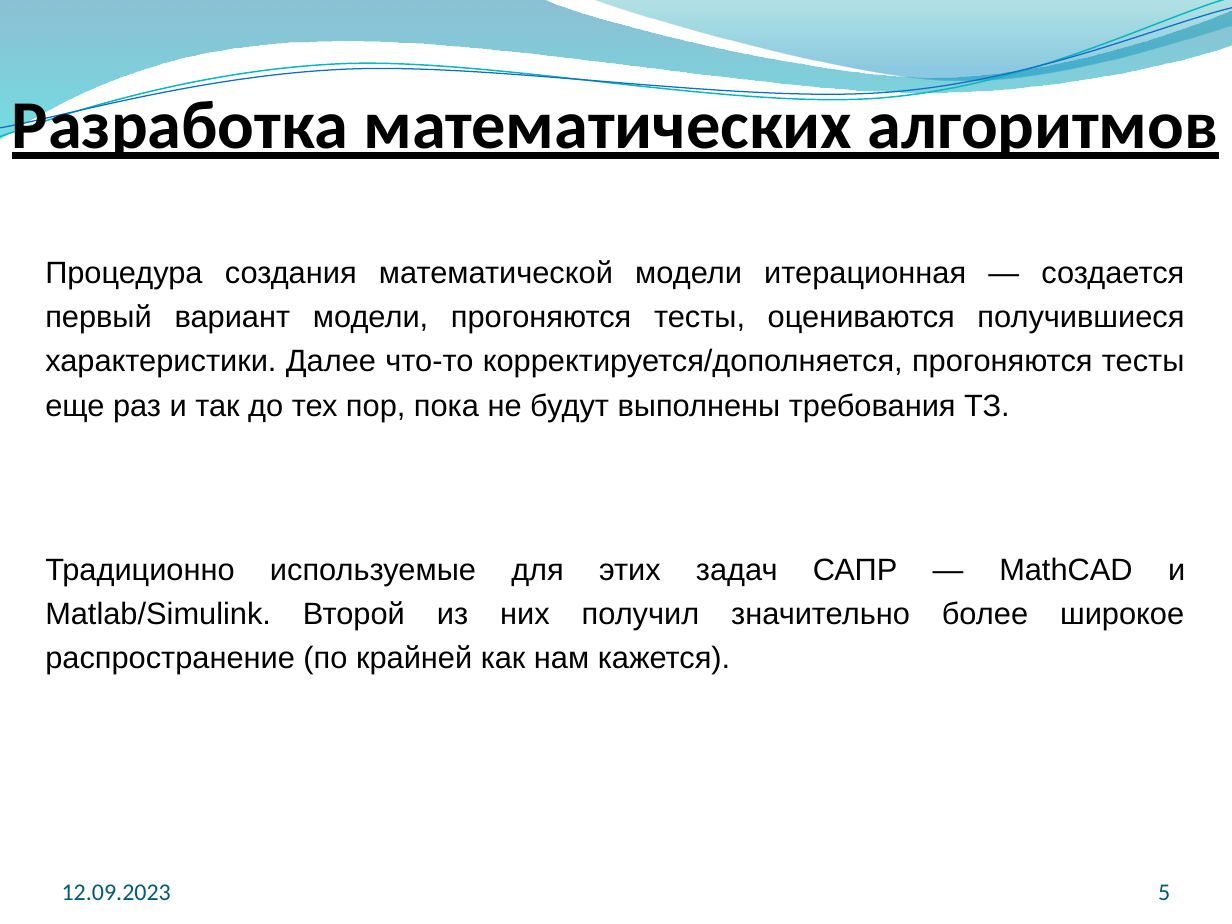
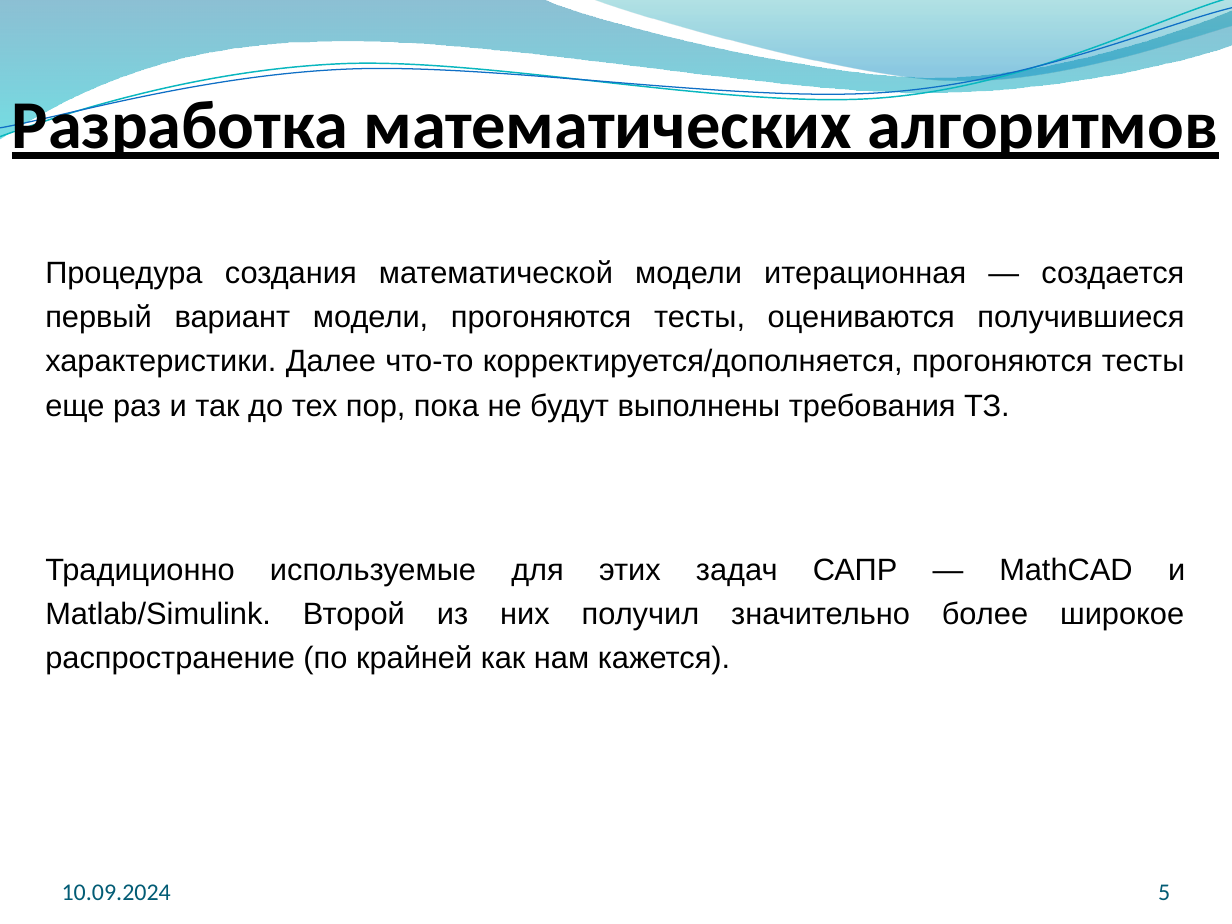
Before and after one commit to EpsLeonid/Student-2024, a slide deck: slide 5 of Matlab/Лекция №3 - Методы обработки сигналов.pptx. Drawn at 1232x924 pixels with LibreOffice and Linux fonts; fonts in the diff are those of the drawing; background and template pictures are left out. Boxes give left, top, right and bottom in pixels: in the first picture for what was removed or moved away, otherwise in the second. Text is boxed around its words. In the diff, an @@ line names an element or a change of style, - is before the commit and + after.

```diff
--- a/Matlab/Лекция №3 - Методы обработки сигналов.pptx
+++ b/Matlab/Лекция №3 - Методы обработки сигналов.pptx
@@ text at box(62, 884, 171, 900): text changed @@
-12.09.2023
+10.09.2024
```
Also in this commit, not shown: 6 other slides changed, 2 other files.
